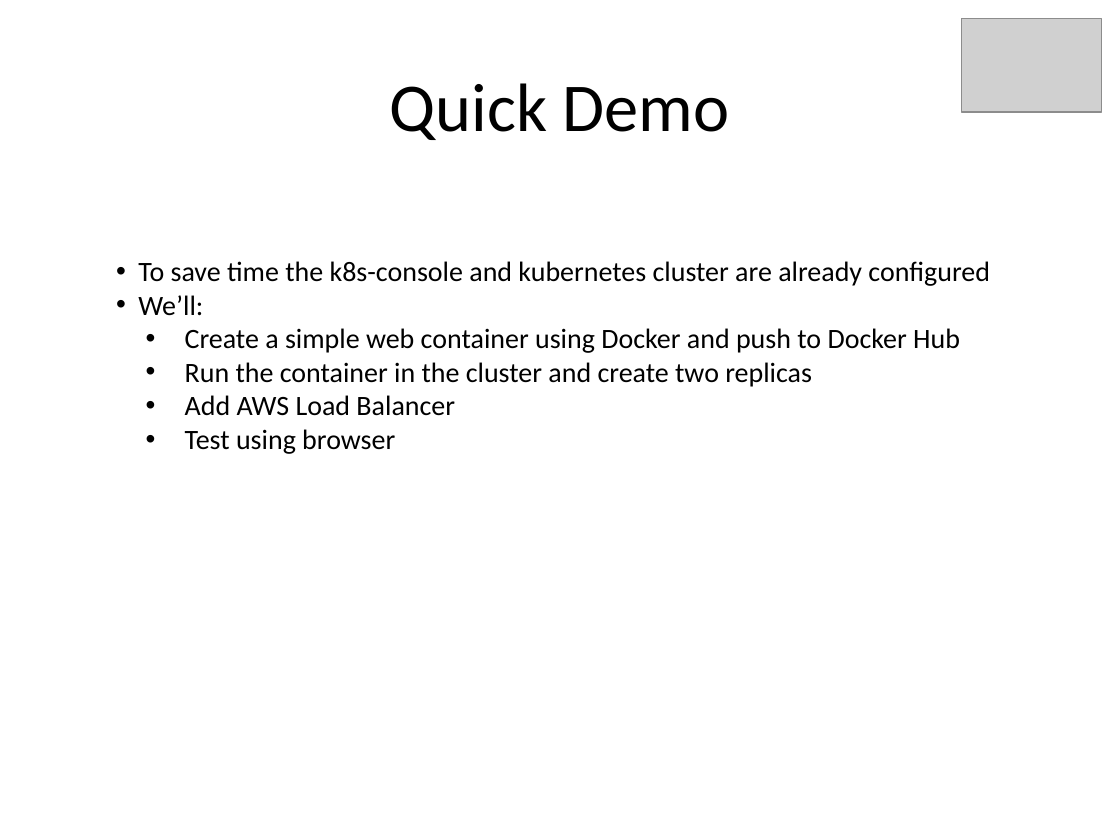
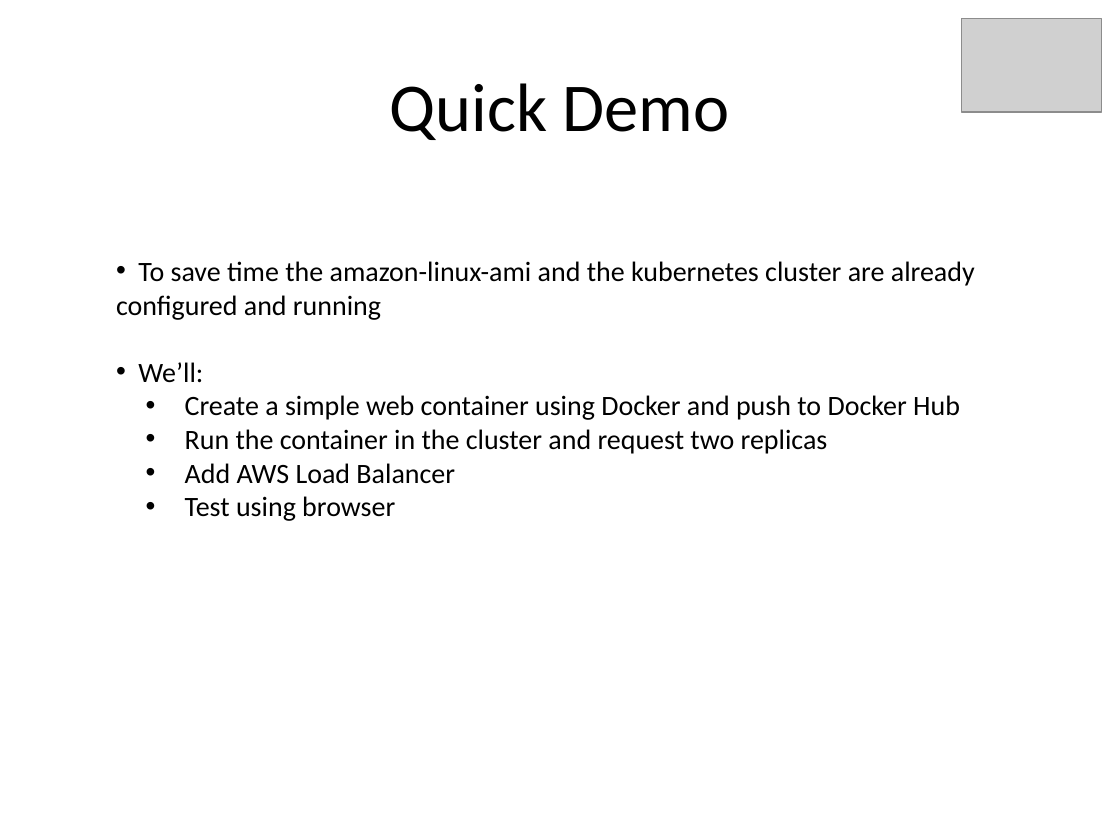
Before and after one commit to kskalvar/kubernetes-aws, a slide deck: slide 7 of docs/Docker-and-Kubernetes-on-AWS-QuickStart.pptx. Drawn at 1120x840 pixels with LibreOffice and Linux fonts; fonts in the diff are those of the drawing; grey boxes stand for pictures. Boxes give left, top, right and bottom in pixels: in the first picture for what was removed or moved away, otherwise in the second. Text is boxed around its words. In the diff, an @@ line names an element or a change of style, - is before the commit and + after.

```diff
--- a/docs/Docker-and-Kubernetes-on-AWS-QuickStart.pptx
+++ b/docs/Docker-and-Kubernetes-on-AWS-QuickStart.pptx
@@ text at <box>116,261,975,320</box>: text changed @@
-• To save time the k8s-console and kubernetes cluster are already configured
+• To save time the amazon-linux-ami and the kubernetes cluster are already configured and running
@@ text at <box>185,429,828,454</box>: text changed @@
-  • Run the container in the cluster and create two replicas
+  • Run the container in the cluster and request two replicas
```
Also in this commit, not shown: 5 other slides changed, 3 other files.
